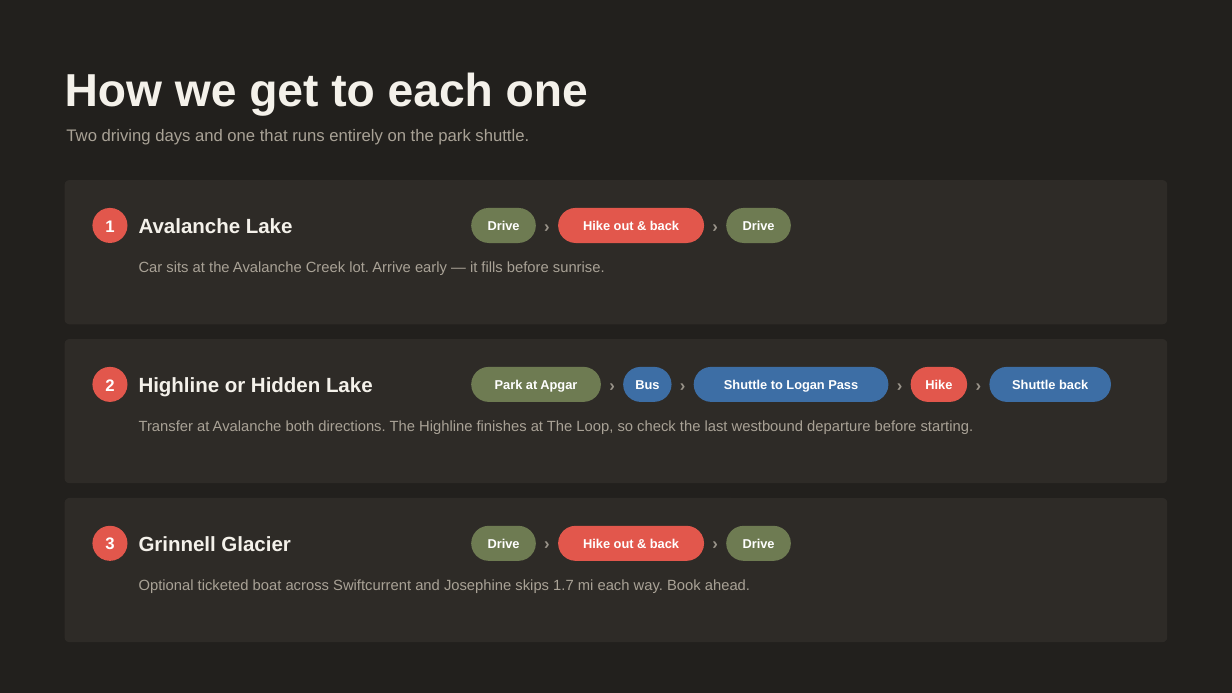
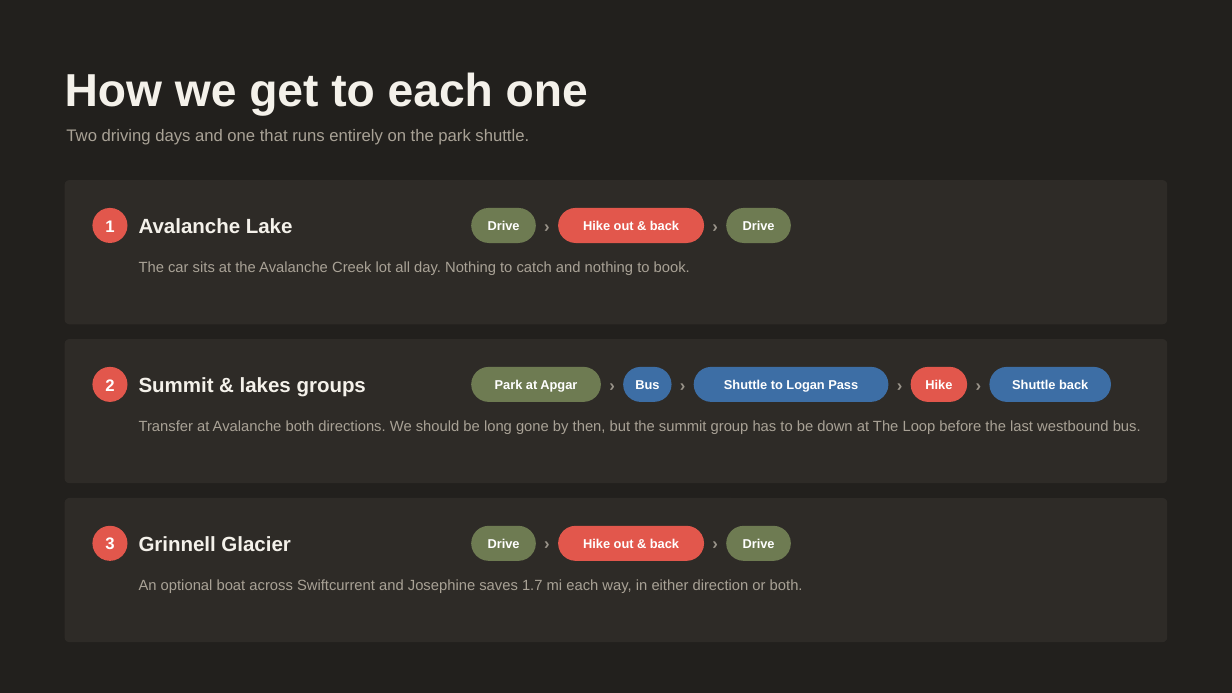
Before and after one commit to ananatalie828-prog/paper-trail, a slide deck: slide 6 of hikes/slides/glacier-hikes.pptx. Drawn at 1232x693 pixels with LibreOffice and Linux fonts; fonts in the diff are those of the drawing. Boxes give left, top, right and bottom in pixels: in the first picture for what was removed or moved away, otherwise in the second. Text is boxed around its words. In the diff, an @@ line names an element or a change of style, - is before the commit and + after.

```diff
--- a/hikes/slides/glacier-hikes.pptx
+++ b/hikes/slides/glacier-hikes.pptx
@@ text at (x1=139, y1=261, x2=690, y2=275): text changed @@
-Car sits at the Avalanche Creek lot. Arrive early — it fills before sunrise.
+The car sits at the Avalanche Creek lot all day. Nothing to catch and nothing to book.
@@ text at (x1=139, y1=377, x2=366, y2=397): text changed @@
-Highline or Hidden Lake
+Summit & lakes groups
@@ text at (x1=139, y1=420, x2=1141, y2=434): text changed @@
-Transfer at Avalanche both directions. The Highline finishes at The Loop, so check the last westbound departure before starting.
+Transfer at Avalanche both directions. We should be long gone by then, but the summit group has to be down at The Loop before the last westbound bus.
@@ text at (x1=139, y1=579, x2=803, y2=593): text changed @@
-Optional ticketed boat across Swiftcurrent and Josephine skips 1.7 mi each way. Book ahead.
+An optional boat across Swiftcurrent and Josephine saves 1.7 mi each way, in either direction or both.
```
Also in this commit, not shown: 5 other slides changed, 19 other files.
